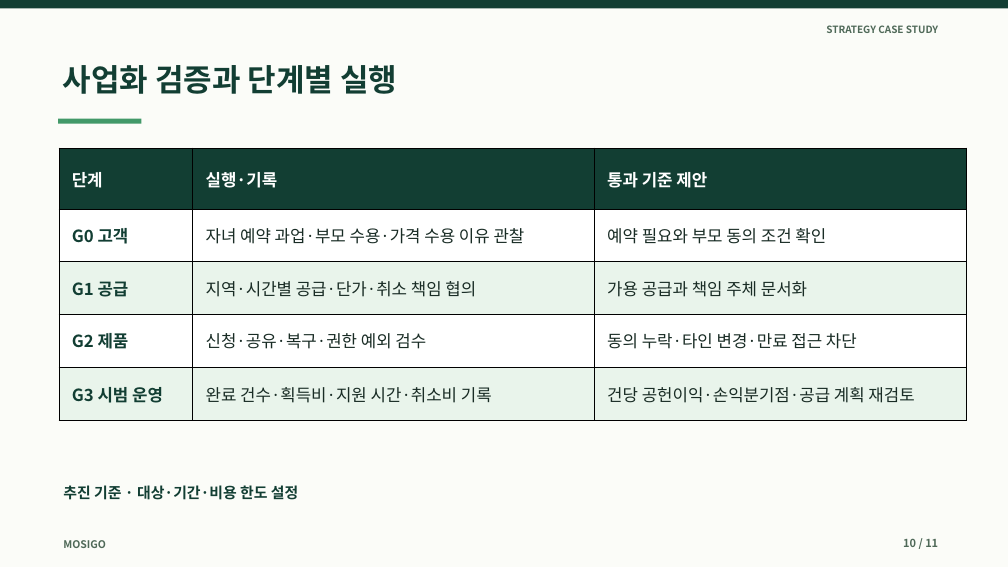
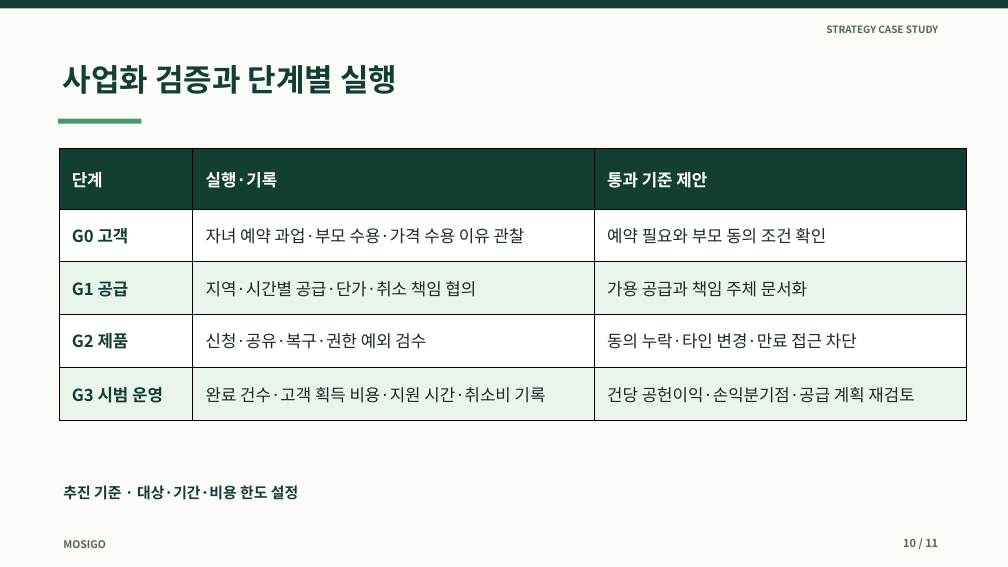
Before and after one commit to dohyunkimmm/mosigo-case-study, a slide deck: slide 10 of downloads/mosigo_report.pptx. Drawn at 1008x567 pixels with LibreOffice and Linux fonts; fonts in the diff are those of the drawing. Boxes give left, top, right and bottom in pixels: in the first picture for what was removed or moved away, otherwise in the second. Text is boxed around its words. In the diff, an @@ line names an element or a change of style, - is before the commit and + after.

```diff
--- a/downloads/mosigo_report.pptx
+++ b/downloads/mosigo_report.pptx
@@ table at <box>59,148,966,421</box> @@
-row 5, column 2: 완료 건수·획득비·지원 시간·취소비 기록
+row 5, column 2: 완료 건수·고객 획득 비용·지원 시간·취소비 기록
```
Also in this commit, not shown: 1 other slide changed, 5 other files.
